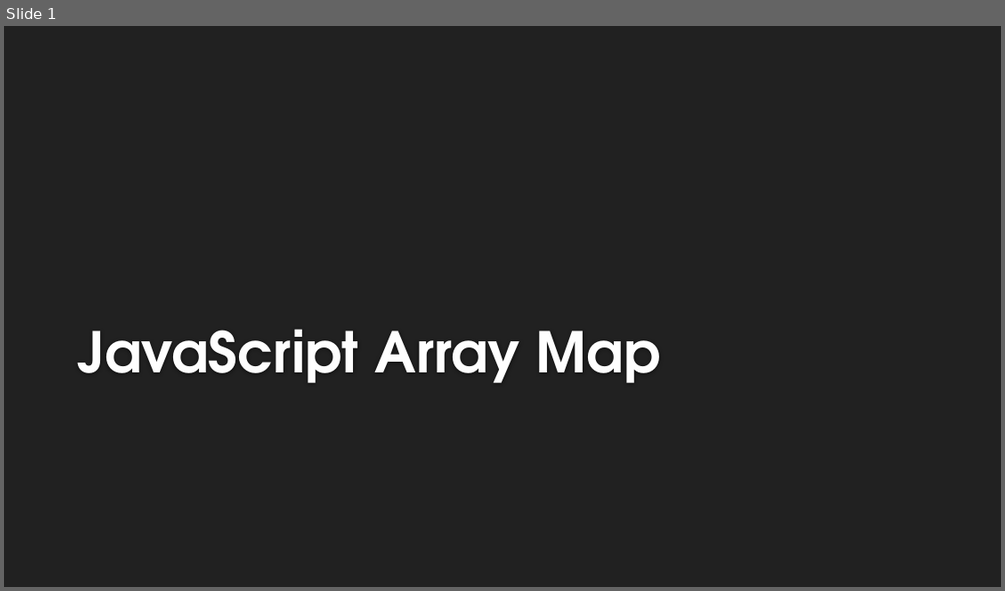
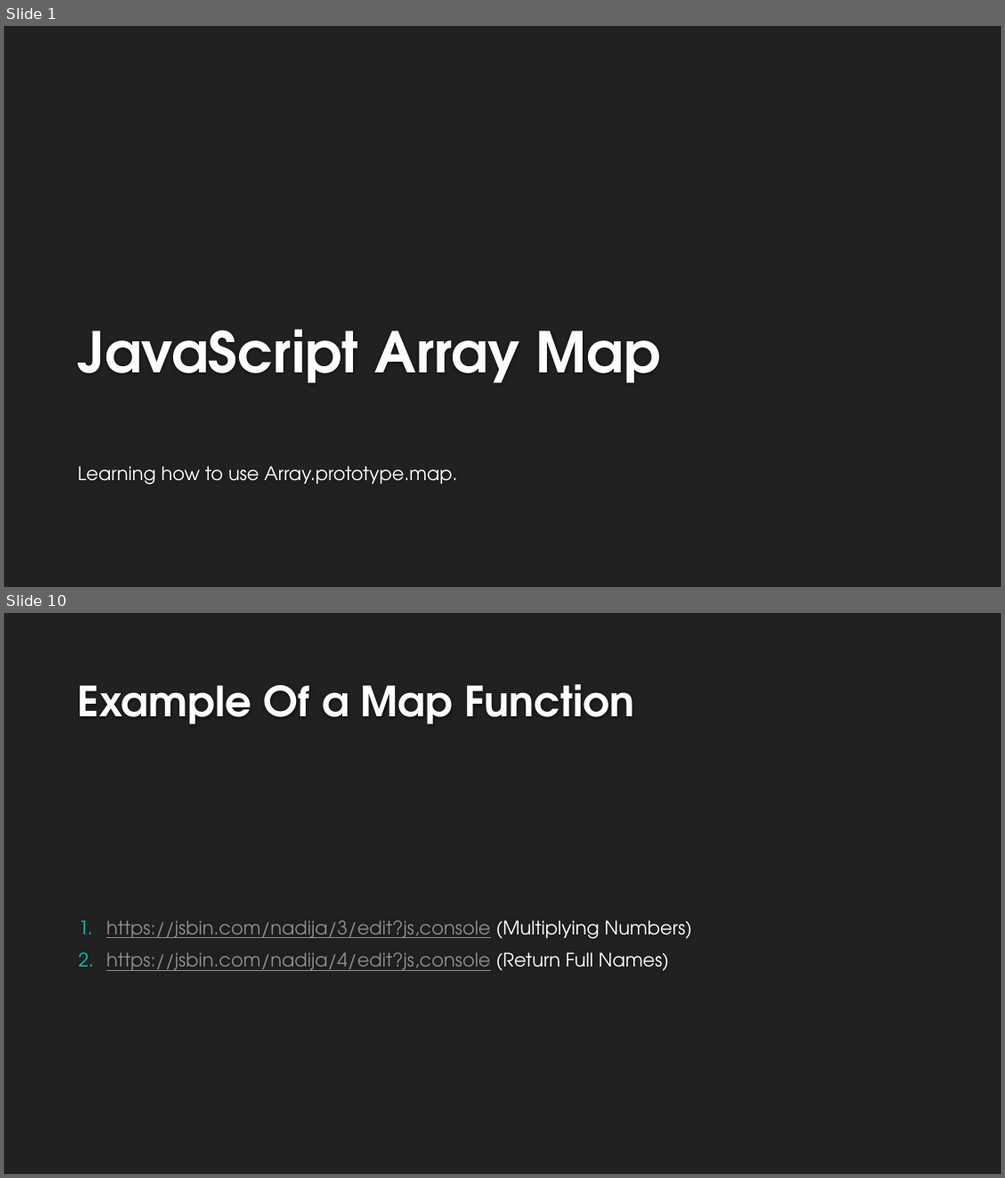
Before and after one commit to ericglasser/javascript-array-map-lesson, a slide deck: javascript-map-array-lesson.pptx. Shown one above the other, each under a label of ours: slide 1 before the commit, slides 1 and 10 after it; the slides between them are not shown. The pictures are 1005x591 and 1005x1178 pixels, drawn with LibreOffice and Linux fonts; fonts in the diff are those of the drawing; background and template pictures are left out. Boxes give left, top, right and bottom in pixels: in the first picture for what was removed or moved away, otherwise in the second. Text is boxed around its words. In the diff, an @@ line names an element or a change of style, - is before the commit and + after.

```diff
--- a/javascript-map-array-lesson.pptx
+++ b/javascript-map-array-lesson.pptx
@@ slide 10 added at <box>4,613,1001,1174</box>, background #212121 @@
@@ title added at <box>78,684,634,724</box>, 40 pt, text #FEFEFE, bold @@
+Example Of a Map Function
@@ text added at <box>106,920,693,971</box>, 18 pt, text #8F8F8F, underline @@
+1. https://jsbin.com/nadija/3/edit?js,console (Multiplying Numbers)
+2. https://jsbin.com/nadija/4/edit?js,console (Return Full Names)
@@ slide 1 changed as well @@
@@ subtitle added at <box>78,466,457,484</box>, 18 pt, text #FFFFFF @@
+Learning how to use Array.prototype.map.
```
Also in this commit, not shown: 10 other slides added, 1 slide removed, 1 other file.
